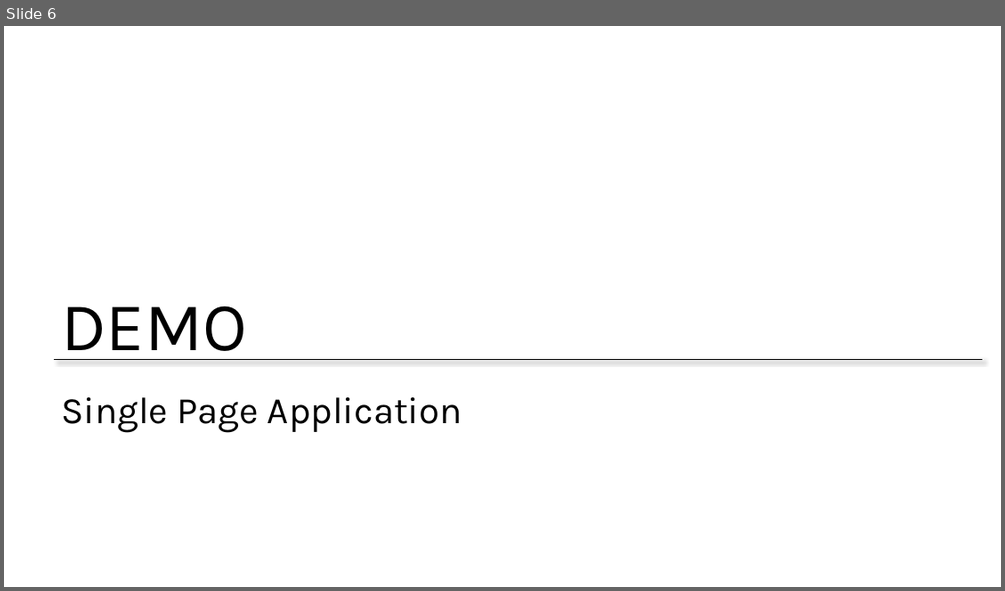
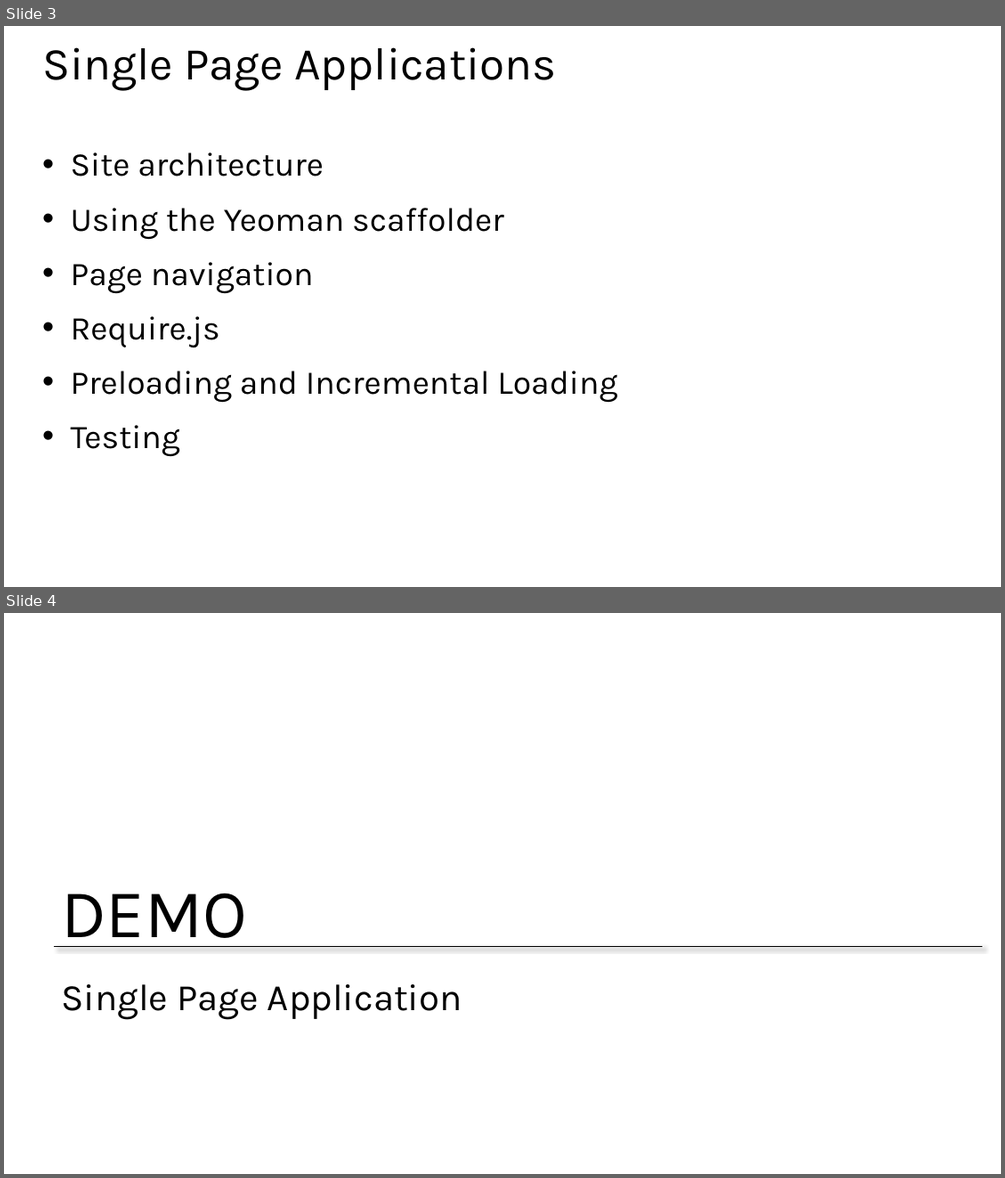
Before and after one commit to jongalloway/Knockout-MVA, a slide deck: Slides/5 - Single Page Applications.pptx. Shown one above the other, each under a label of ours: slide 6 before the commit, slides 3 and 4 after it. The pictures are 1005x591 and 1005x1178 pixels, drawn with LibreOffice and Linux fonts; fonts in the diff are those of the drawing; background and template pictures are left out. Boxes give left, top, right and bottom in pixels: in the first picture for what was removed or moved away, otherwise in the second. Text is boxed around its words. In the diff, an @@ line names an element or a change of style, - is before the commit and + after.

```diff
--- a/Slides/5 - Single Page Applications.pptx
+++ b/Slides/5 - Single Page Applications.pptx
@@ slide 3 added at (4,26,1001,587), background #FFFFFF @@
@@ title added at (42,47,556,90), 44 pt, text #000000 @@
+Single Page Applications
@@ text added at (71,152,617,456), 32 pt, text #000000 @@
+• Site architecture
+• Using the Yeoman scaffolder
+• Page navigation
+• Require.js
+• Preloading and Incremental Loading
+• Testing
@@ what was slide 6 is now slide 4 @@
```
Also in this commit, not shown: 3 slides changed, 1 other slide added, 2 slides removed.
